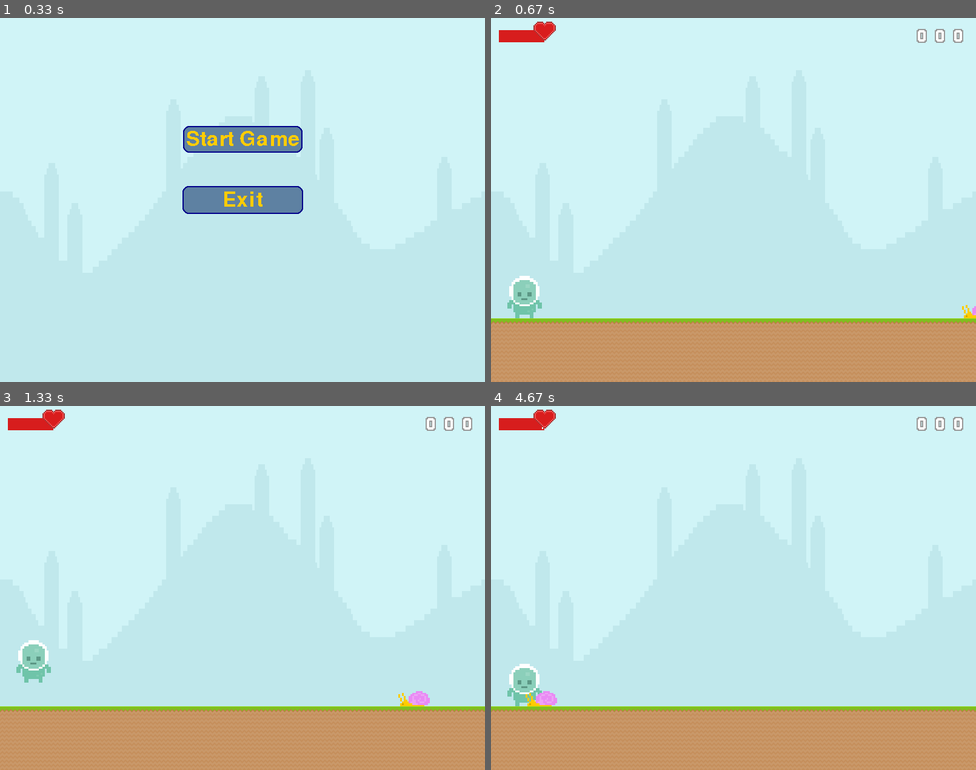
Above: before the commit, frames 1-4 (two rows, left to right).
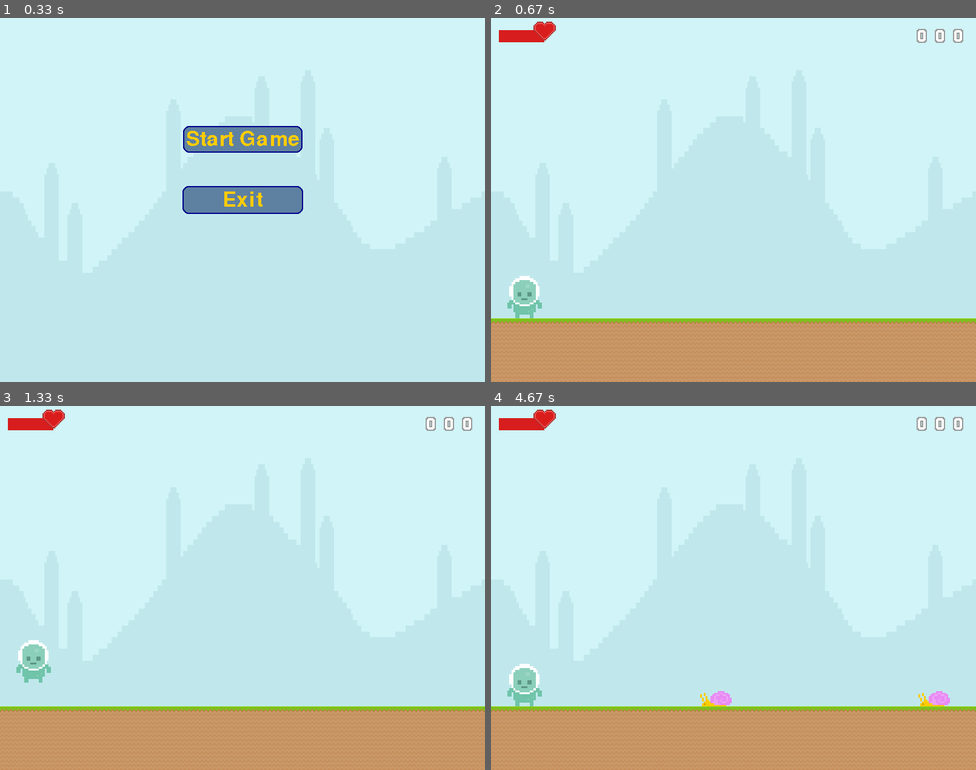
Above: after the commit, the same moments.

Repository: dmajere/pygame-cc
Game: pygame game, started from ultimate/main.py
Same seed, same stepped clock (60 frames per second), same inputs: the game is played once before the commit and once after it.
Inputs:
- Up to frame 1 (0.33 s): no input
- Up to frame 2 (0.67 s): click "Start Game" at 0.38 s
- Up to frame 3 (1.33 s): tap Space at 0.67 s
- Up to frame 4 (4.67 s): tap Space at 1.57, 1.87, 2.07, 2.37, 3.13, 3.9 s

Frame 1 is identical in both runs. In frame 2, less than 0.1% of the frame differs, in the area x 97-100%, y 78-83%; in frame 3, 0.2%; in frame 4, 0.6%, in the area x 7-95%, y 5-83%.

Commit message:
change: snail spawn with timer

Diff:
--- a/ultimate/common.py
+++ /dev/null
@@ -1,172 +0,0 @@
-from __future__ import annotations
-import pygame
-import pymunk
-from typing import Tuple, List
-
-
-class Timer:
-
-    def __init__(self, clock: pygame.time.Clock, threshold: int = 2000) -> None:
-        self.__clock = clock
-        self.__threshold = threshold
-        self.__event_time = 0
-
-    def __repr__(self) -> str:
-        return f"Timer(threshold={self.__threshold})"
-
-    def __get_current_time(self) -> int:
-        return pygame.time.get_ticks()
-
-    @property
-    def current_time(self) -> None:
-        return self.__get_current_time()
-
-    @property
-    def is_expired(self) -> bool:
-        return self.current_time - self.__event_time >= self.__threshold
-
-    def trigger(self) -> None:
-        self.__event_time = self.__get_current_time()
-
-
-class Masked(Asset):
-    def __init__(
-        self,
-        x: int,
-        y: int,
-        image: pygame.Surface,
-        scale: Tuple[int, int] = None,
-        shadow_color: Color = "grey",
-    ) -> None:
-        super().__init__(x, y, image=image, scale=scale)
-        self.mask = pygame.mask.from_surface(self.image)
-        self.shadowed = self.make_shadowed(self.mask, shadow_color)
-
-    def make_shadowed(self, mask: pygame.mask.Mask, shadow_color: Color):
-        shadowed = mask.to_surface()
-        shadowed.set_colorkey((0, 0, 0))
-        width, height = shadowed.get_size()
-        for x in range(width):
-            for y in range(height):
-                color = shadowed.get_at((x, y))
-                if color != (0, 0, 0, 255):
-                    shadowed.set_at((x, y), shadow_color)
-        return shadowed
-
-
-class Physical(Asset):
-    def __init__(
-        self,
-        x: int,
-        y: int,
-        radius: int,
-        image: pygame.Surface,
-        space: pymunk.Space,
-        mass: float = 0,
-        inertia: float = 0,
-        body_type: int = pymunk.Body.DYNAMIC,
-        scale: Tuple[int, int] = None,
-    ) -> None:
-        super().__init__(x, y, image=image, scale=scale)
-
-        self.body = pymunk.body.Body(mass, inertia, body_type=body_type)
-        self.body.position = (x, y)
-        self.shape = pymunk.Circle(self.body, radius)
-        self.space = space
-        self.space.add(self.body, self.shape)
-
-    def update(self) -> None:
-        self.rect.center = self.body.position
-
-    def kill(self) -> None:
-        self.space.remove(self.body, self.shape)
-        super().kill()
-
-
-class Rotating(Asset):
-    def __init__(
-        self, x: int, y: int, image: pygame.Surface, scale: Tuple[int, int] = None
-    ) -> None:
-        super().__init__(x, y, image=image, scale=scale)
-        self.original_image = image
-        self.angle = 0
-        self.direction = 1
-
-    def clockwise(self) -> None:
-        self.direction = -1
-
-    def counterclockwise(self) -> None:
-        self.direction = 1
-
-    def update(self):
-        rotated = pygame.transform.rotozoom(
-            self.original_image, angle=self.angle, scale=1
-        )
-        self.image = rotated
-        self.rect = self.image.get_rect()
-        self.rect.center = (self._pos_x, self._pos_y)
-        self.angle += self.direction * 1
-
-
-class TextBox:
-
-    def __init__(
-        self,
-        x: int,
-        y: int,
-        width: int,
-        height: int,
-        x_margin: int = 3,
-        active_color: pygame.Color = None,
-        passive_color: pygame.Color = None,
-        bg_color: pygame.Color = None,
-        border: int = 0,
-        default_text: str = "",
-    ) -> None:
-        self._pos_x, self._pos_y = x, y
-        self.width, self.height = width, height
-        self.rect = pygame.Rect(self._pos_x, self._pos_y, self.width, self.height)
-        self.text = default_text
-        self.active_color = active_color or pygame.Color(0, 0, 0)
-        self.passive_color = passive_color or pygame.Color("gray15")
-        self.bg_color = bg_color or pygame.Color(255, 255, 255)
-        self.border = border
-        self.font = pygame.font.Font(None, self.height)
-        self.x_margin = x_margin
-        self.min_box_size = 100
-
-        self.active = False
-        self.color = self.passive_color
-
-    def toggle(self, event: pygame.event.Event) -> None:
-        if event.type == pygame.MOUSEBUTTONDOWN:
-            if self.rect.collidepoint(event.pos) and not self.active:
-                self.active = True
-                self.text = ""
-                self.color = self.active_color
-            elif self.active:
-                self.active = False
-                self.color = self.passive_color
-
-    def input(self, event: pygame.event.Event) -> None:
-        if event.type == pygame.KEYDOWN and self.active:
-            if event.key == pygame.K_BACKSPACE:
-                self.text = self.text[:-1]
-            elif event.key == pygame.K_TAB:
-                self.text += " "
-            elif event.key == pygame.K_RETURN:
-                self.process_text()
-            else:
-                self.text += event.unicode
-
-    def draw(self, screen: pygame.Surface) -> None:
-        pygame.draw.rect(screen, self.bg_color, self.rect, self.border)
-        textbox = self.font.render(self.text, True, self.color)
-        x, y = self.rect.topleft
-        screen.blit(textbox, (x + self.x_margin, y + self.height / 4 - 1))
-        self.rect.width = max(
-            self.min_box_size, textbox.get_width() + self.x_margin * 2
-        )
-
-    def process_text(self) -> None:
-        self.text = ""
--- /dev/null
+++ b/ultimate/lib/timer.py
@@ -0,0 +1,25 @@
+import pygame
+from typing import Callable
+
+
+class Timer:
+    def __init__(self, func: Callable, second: int) -> None:
+        self._threshold = second * 1000
+        self._last_trigger = 0
+        self._func = func
+        self._pause = True
+
+    @property
+    def current_time(self) -> int:
+        return pygame.time.get_ticks()
+
+    def tick(self):
+        if not self._pause and (self.current_time - self._last_trigger >= self._threshold):
+            self._func()
+            self._last_trigger = self.current_time
+
+    def stop(self) -> None:
+        self._pause = True
+
+    def start(self) -> None:
+        self._pause = False
--- a/ultimate/main.py
+++ b/ultimate/main.py
@@ -11,6 +11,7 @@
 from lib.healthbar import HealthBar
 from lib.scorebar import ScoreBar
 from lib.button import Button
+from lib.timer import Timer
 
 SPRITESHEET_BG = (94, 129, 162)
 
@@ -64,7 +65,10 @@
     start_game_button = None
     retry_game_button = None
     exit_game_button = None
+
     stage = None
+    session_start_time = 0
+    timers = []
 
     STAGES = [
         AttrDict(
@@ -76,35 +80,18 @@
     ]
 
     def init(self) -> None:
+        self.game_font = pygame.font.Font(None, self.char_height)
+        self.init_buttons()
+        self.init_hud()
+
         self.ground = pygame.sprite.GroupSingle(self.get_ground_block())
-
-        self.game_font = pygame.font.Font(None, self.char_height)
-
-        self.init_buttons()
-
-        self.game_over = pygame.sprite.GroupSingle(
-            Text(
-                "Game Over",
-                self.game_font,
-                self.text_color,
-                self.button_color,
-            )
-        )
-        self.game_over.sprite.rect.center = (self.screen.get_width() // 2, 50)
-
         self.player = pygame.sprite.GroupSingle(self.make_player())
-        self.healthbar = HealthBar(
-            75, 20, (215, 29, 29), icon=self.get_from_spritesheet(19, 4)
-        )
-        self.scorebar = ScoreBar(
-            40,
-            40,
-            [self.get_from_spritesheet(pos_x, 6) for pos_x in range(20, 30)],
-        )
+
         self.monster_group = pygame.sprite.Group()
-
-        self.snail = self.make_snail(self.player.sprite, self.scorebar)
-        self.monster_group.add(self.snail)
+        self.timers.append(Timer(
+            self.spawn_snail,
+            second=2,
+        ))
 
     def get_background(self, bg: Background) -> pygame.Surface:
         background_width: int = 231
@@ -137,6 +124,26 @@
     ) -> pygame.Surface:
         terrain_tiles = self._get_terrain_tiles(terrain_type)
         return self._draw_shape(width, height, shape, terrain_tiles)
+
+    def start_timers(self) -> None:
+        [
+            t.start() for t in self.timers
+        ]
+
+    def tick_timers(self) -> None:
+        [
+            t.tick() for t in self.timers
+        ]
+
+    def stop_timers(self) -> None:
+        [
+            t.stop() for t in self.timers
+        ]
+
+    def spawn_snail(self) -> None:
+        self.snail = self.make_snail(self.player.sprite, self.scorebar)
+        self.monster_group.add(self.snail)
+        self.snail.start_at(self.ground.sprite.rect.topright)
 
     def make_snail(self, player, score) -> Snail:
         snail_images = {
@@ -245,6 +252,25 @@
                 text=retry_text,
             )
 
+    def init_hud(self) -> None:
+        self.healthbar = HealthBar(
+            75, 20, (215, 29, 29), icon=self.get_from_spritesheet(19, 4)
+        )
+        self.scorebar = ScoreBar(
+            40,
+            40,
+            [self.get_from_spritesheet(pos_x, 6) for pos_x in range(20, 30)],
+        )
+        self.game_over = pygame.sprite.GroupSingle(
+            Text(
+                "Game Over",
+                self.game_font,
+                self.text_color,
+                self.button_color,
+            )
+        )
+        self.game_over.sprite.rect.center = (self.screen.get_width() // 2, 50)
+
     def run_game_menu(self) -> None:
         background = self.get_background(Background.SKY)
 
@@ -273,23 +299,15 @@
         background = self.get_background(stage_config.background)
 
         ground_pos_y = self.screen.get_height() - self.ground.sprite.rect.height
-
         self.ground.sprite.rect.topleft = (0, ground_pos_y)
         self.ground.sprite.set_state(str(stage_config.terrain))
-        self.snail.start_at(self.ground.sprite.rect.topright)
 
         self.player.sprite.rect.bottomleft = (20, ground_pos_y)
         self.player.sprite.ground = self.ground
 
-        # TODO: redo with timer
-        self.spawn = 0
-
+        self.start_timers()
         def _run(self) -> None:
-            if self.spawn >= 27000:
-                self.spawn = 0
-                self.monster_group.add(self.snail)
-                self.snail.start_at(self.ground.sprite.rect.topright)
-            self.spawn += 60
+            self.tick_timers()
 
             self.screen.blit(background, (0, 0))
 
@@ -306,6 +324,7 @@
             self.healthbar.set_health(self.player.sprite.get_health())
 
             if self.player.sprite.health <= 0:
+                self.stop_timers()
                 raise GameOver()
             return True
 
